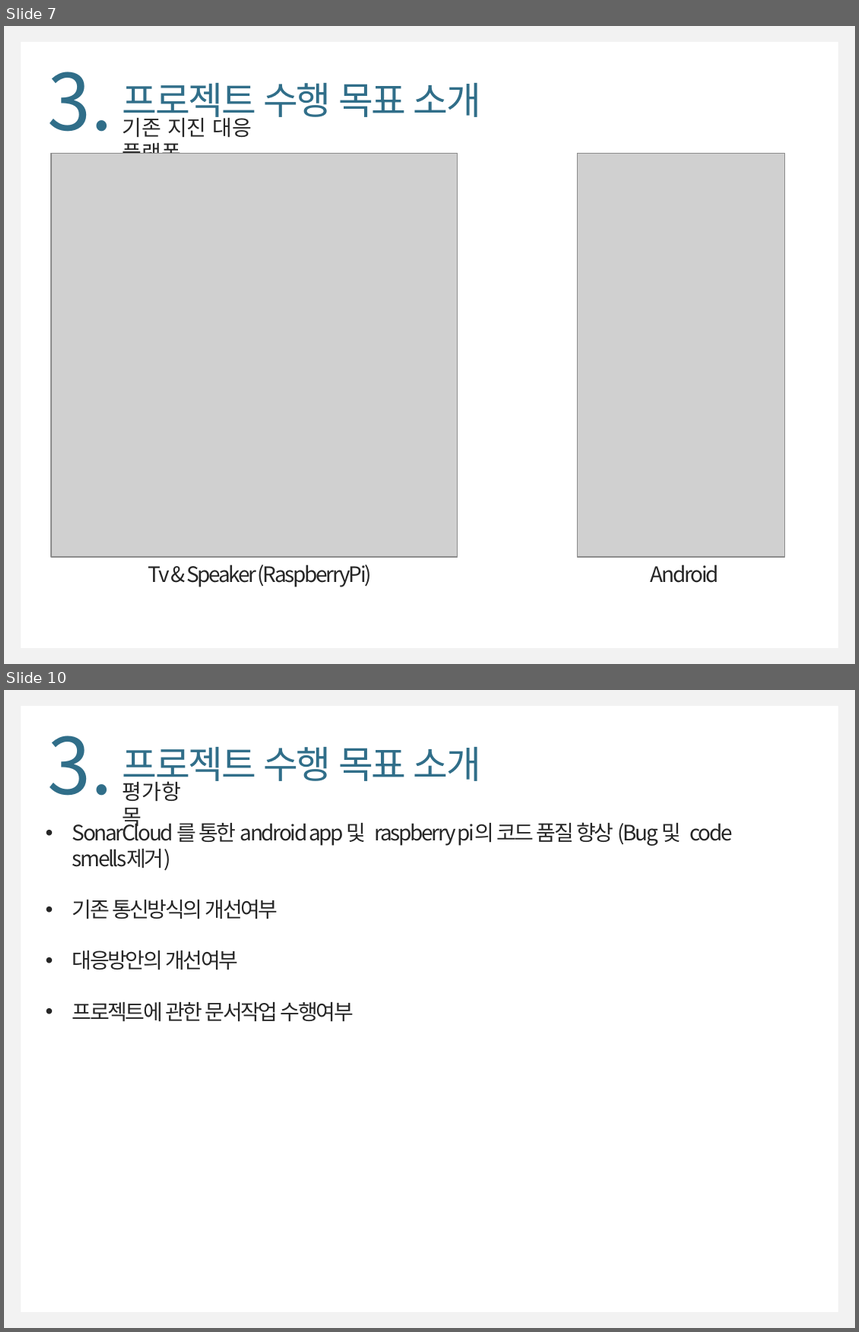
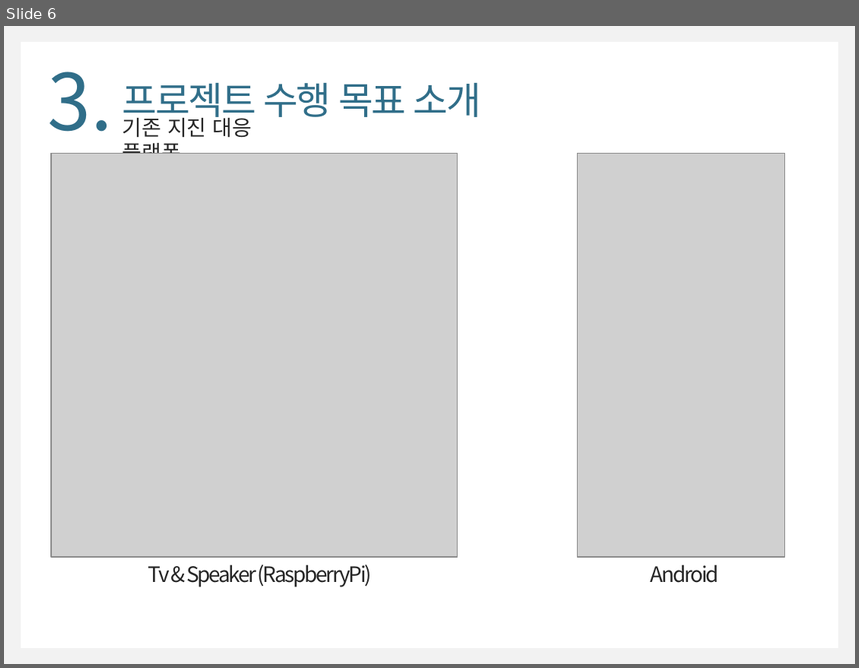
Before and after one commit to WongyuLee/KNU_SoftwareEngineering_2Team, a slide deck: doc/SoftwareEngineering_2Team(최종).pptx. Shown one above the other, each under a label of ours: slides 7 and 10 before the commit, slide 6 after it; the slides between them are not shown. The pictures are 859x1332 and 859x668 pixels, drawn with LibreOffice and Linux fonts; fonts in the diff are those of the drawing; grey boxes stand for pictures. Boxes give left, top, right and bottom in pixels: in the first picture for what was removed or moved away, otherwise in the second. Text is boxed around its words. In the diff, an @@ line names an element or a change of style, - is before the commit and + after.

```diff
--- a/doc/SoftwareEngineering_2Team(최종).pptx
+++ b/doc/SoftwareEngineering_2Team(최종).pptx
@@ slide 10 removed at (4,690,855,1328), background #F2F2F2; not listed: 1 template element that a slide beside it also shows @@
@@ text removed at (48,736,113,796) @@
-3.
@@ text removed at (123,747,481,788) @@
-프로젝트 수행 목표 소개
@@ text removed at (123,781,181,831) @@
-평가항목
@@ text removed at (72,820,732,1022) @@
-• SonarCloud 를 통한 android app 및 raspberry pi의 코드 품질 향상 (Bug 및 code smells제거)
-• 기존 통신방식의 개선여부
-• 대응방안의 개선여부
-• 프로젝트에 관한 문서작업 수행여부
@@ what was slide 7 is now slide 6 @@
```
Also in this commit, not shown: 6 slides changed, 6 slides added, 4 other slides removed, 2 other files.
